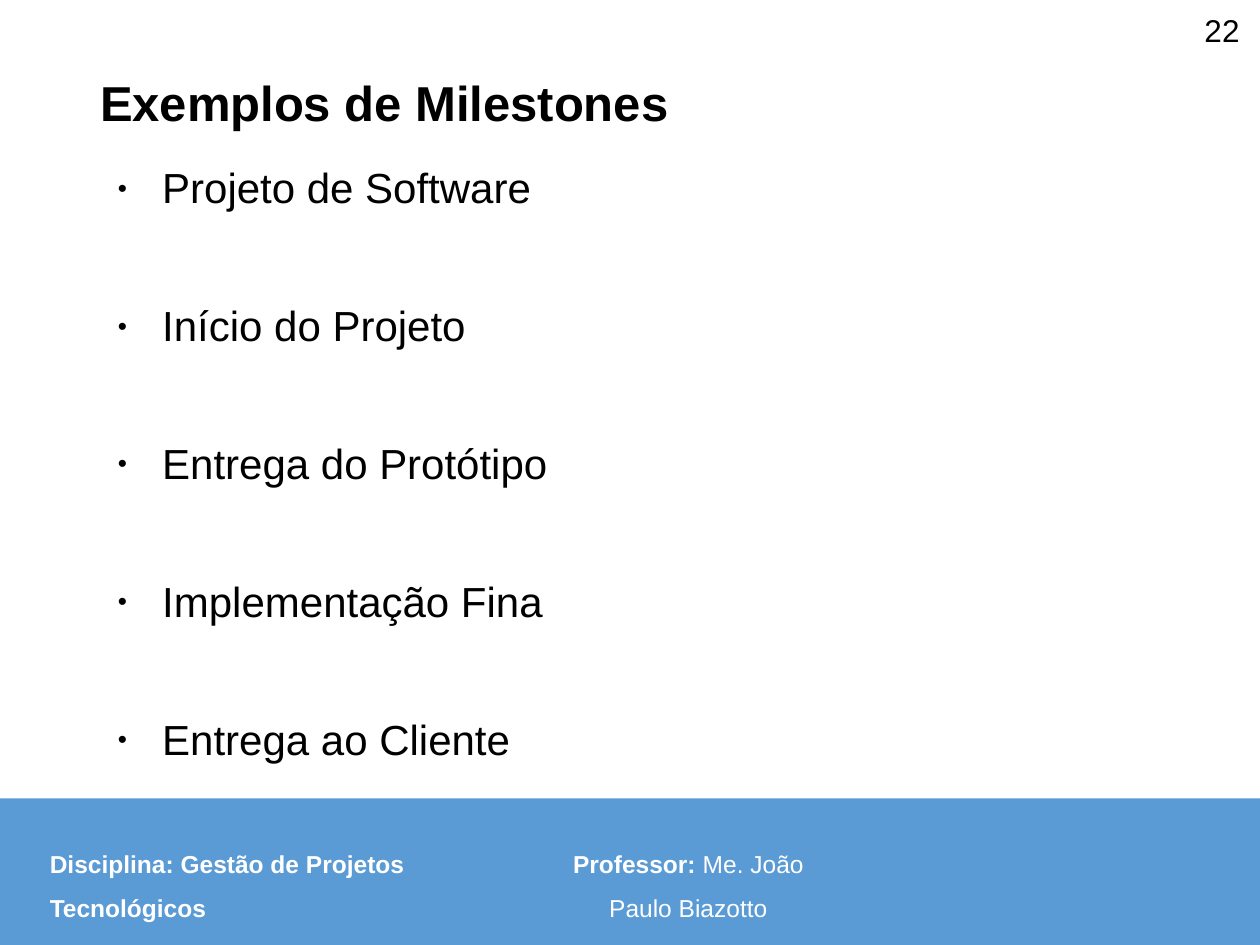
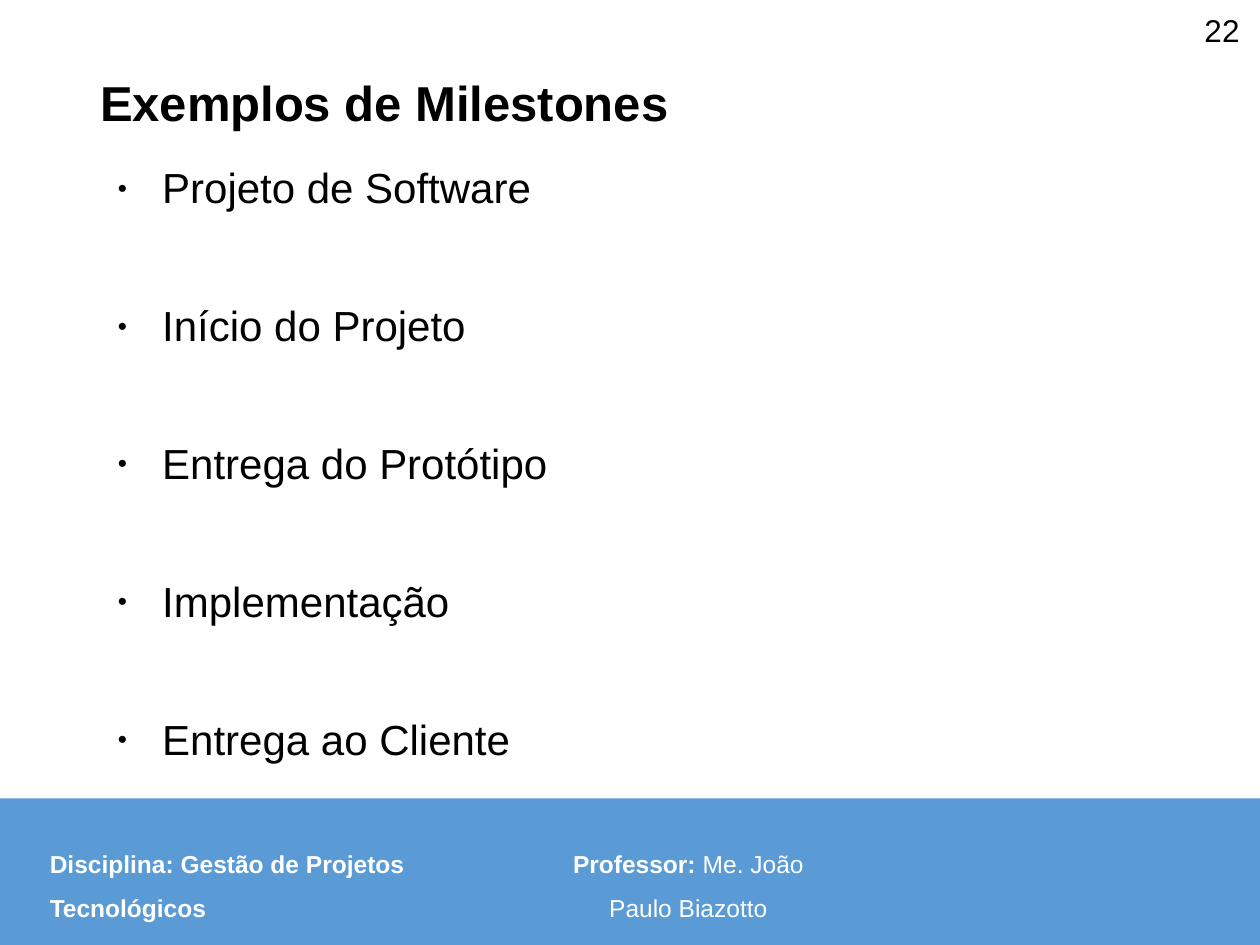
Before and after one commit to pitado/unicesumar2025, a slide deck: slide 22 of gestão de projetos tecnológicos/aulas/Aula 10 - Plano de Gerênciamento de Tempo e Timeline.pptx. Drawn at 1260x945 pixels with LibreOffice and Linux fonts; fonts in the diff are those of the drawing; background and template pictures are left out. Boxes give left, top, right and bottom in pixels: in the first picture for what was removed or moved away, otherwise in the second. Text is boxed around its words. In the diff, an @@ line names an element or a change of style, - is before the commit and + after.

```diff
--- a/gestão de projetos tecnológicos/aulas/Aula 10 - Plano de Gerênciamento de Tempo e Timeline.pptx
+++ b/gestão de projetos tecnológicos/aulas/Aula 10 - Plano de Gerênciamento de Tempo e Timeline.pptx
@@ text at (162, 586, 449, 626): text changed @@
-• Implementação Fina
+• Implementação
```
Also in this commit, not shown: 8 other slides changed, 2 slides removed, 7 other files.
